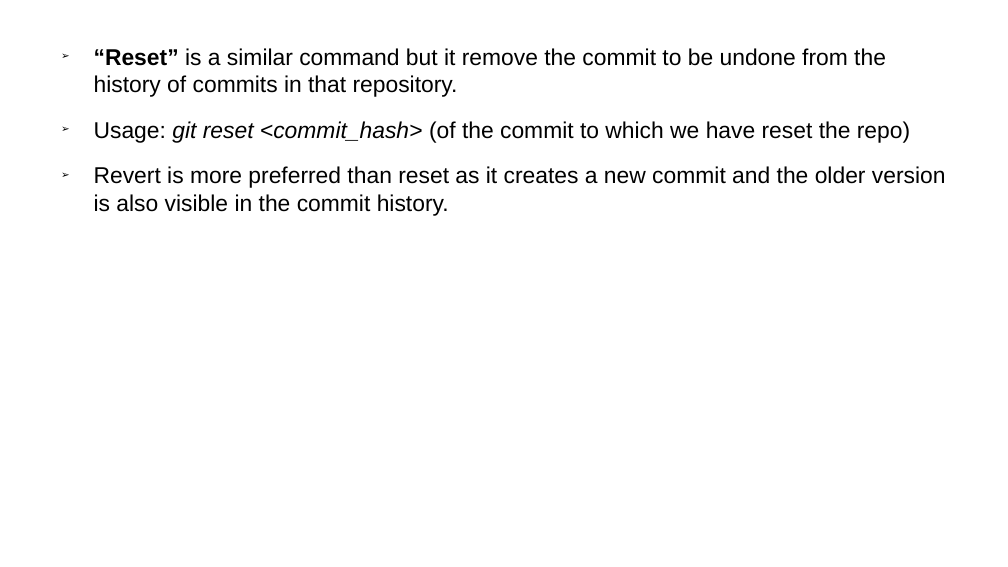
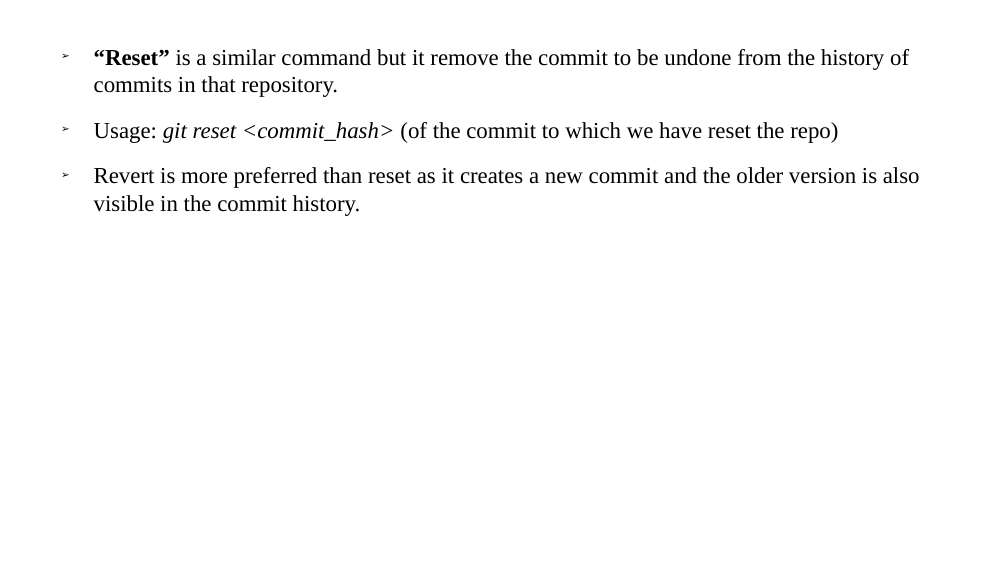
Before and after one commit to anubhavAnora/presentation, a slide deck: slide 10 of Presentation.odp. Drawn at 1008x567 pixels with LibreOffice and Linux fonts; fonts in the diff are those of the drawing. Boxes give left, top, right and bottom in pixels: in the first picture for what was removed or moved away, otherwise in the second. Text is boxed around its words. In the diff, an @@ line names an element or a change of style, - is before the commit and + after.

```diff
--- a/Presentation.odp
+++ b/Presentation.odp
@@ text "“Reset” is a similar command ..." at [94, 49, 920, 216]: font Arial to Times New Roman @@
```
Also in this commit, not shown: 13 other slides changed.
